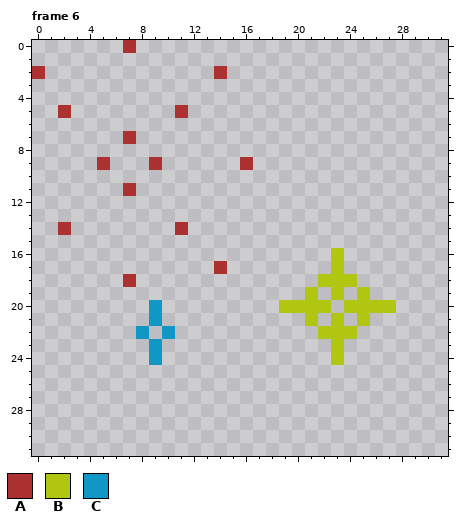
Pixel-art file -- Assets/Art/Fireworks.aseprite. That is the earlier state.
32x32 pixels, 28 frames. Pixels under 10% opacity are left out. Shown: frame 6. The commit also changed other frames, which this record leaves out.
Palette (. is transparent): A #ac3232  B #b1c611  C #1197c6
The same view after the edit:
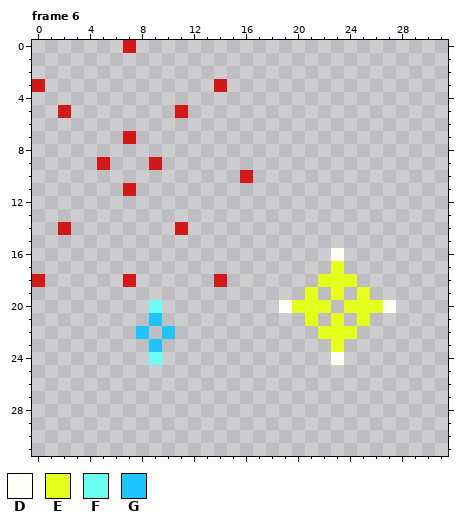
Colours new in this view: D #fefff4  E #e4ff19  F #6afff2  G #1dc4ff
The exact change:
colour A: #ac3232 -> #d31818
Changed rows in their new state; - is a pixel that keeps its letter.
Frame 6, layer "Layer 1":
first column x 0:
 2 .-------------.
 3 A-------------A
first column x 16:
 9 .
10 A
first column x 0:
16 -----------------------D----
17 --------------.--------E----
18 A-------------A-------EEE---
19 ---------------------E-E-E--
20 ---------F---------DEEE-EEED
21 ---------G-----------E-E-E--
22 --------G-G-----------EEE---
23 ---------G-------------E----
24 ---------F-------------D----
